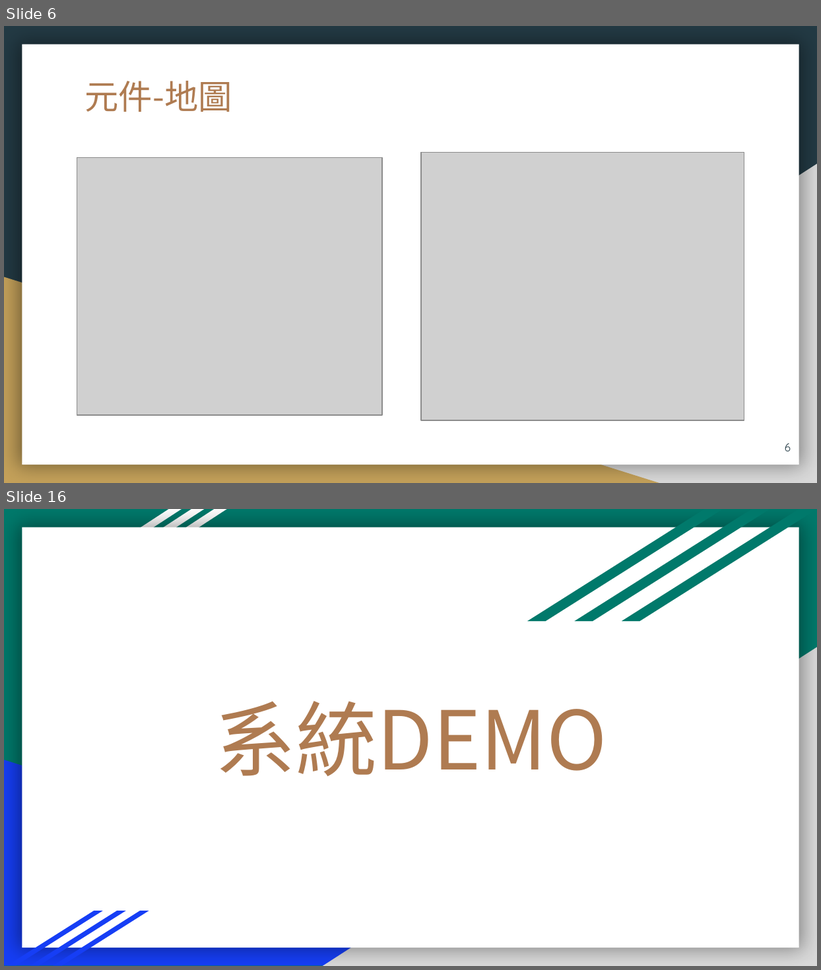
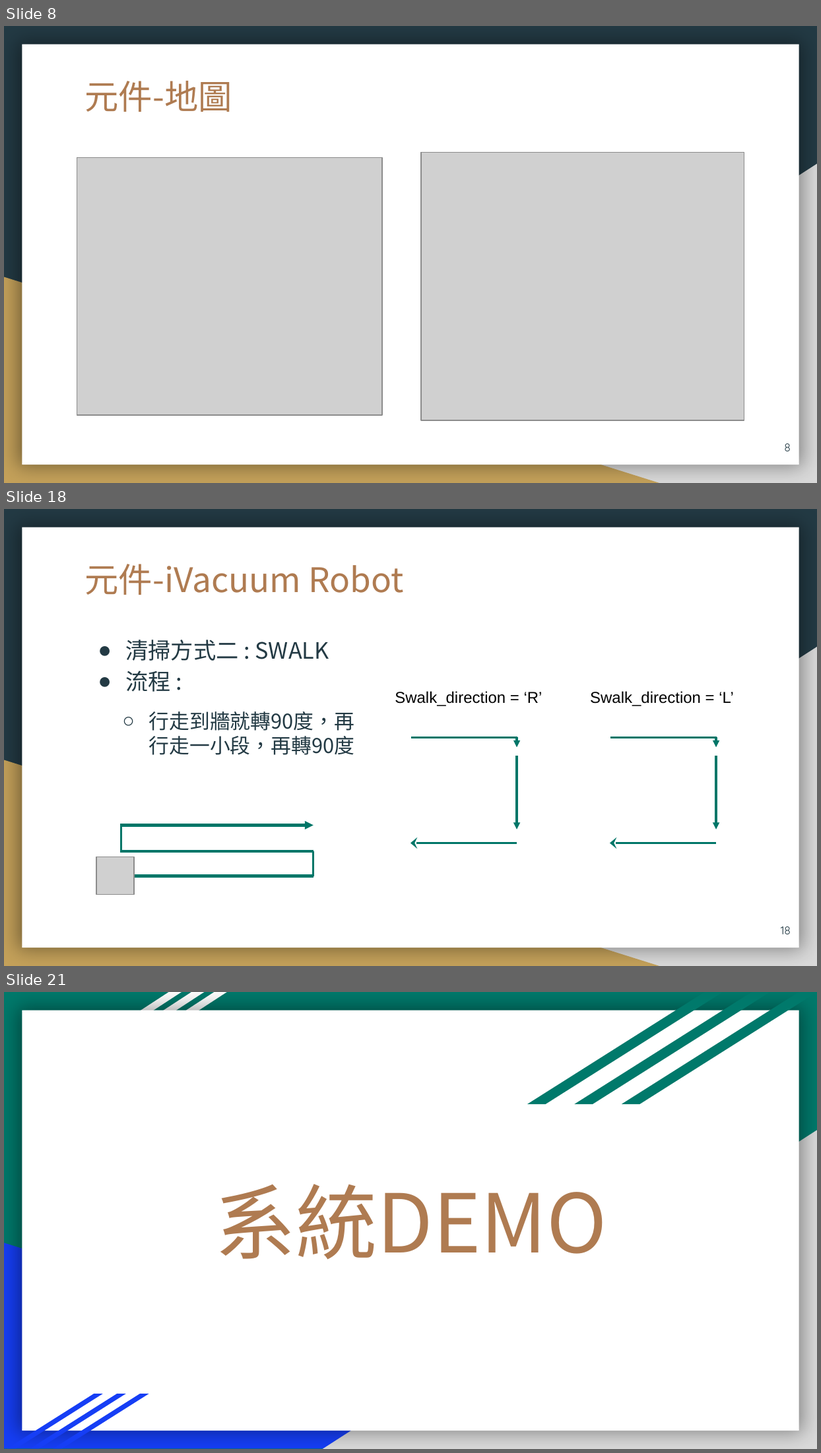
Before and after one commit to 106971001/AI, a slide deck: AI_Filnal_ppt.pptx. Shown one above the other, each under a label of ours: slides 6 and 16 before the commit, slides 8, 18 and 21 after it; the slides between them are not shown. The pictures are 821x970 and 821x1453 pixels, drawn with LibreOffice and Linux fonts; fonts in the diff are those of the drawing; grey boxes stand for pictures. Boxes give left, top, right and bottom in pixels: in the first picture for what was removed or moved away, otherwise in the second. Text is boxed around its words. In the diff, an @@ line names an element or a change of style, - is before the commit and + after.

```diff
--- a/AI_Filnal_ppt.pptx
+++ b/AI_Filnal_ppt.pptx
@@ slide 18 added at [4, 509, 817, 966], background #233A44; not listed: 3 template elements that a slide beside it also shows @@
@@ title added at [85, 564, 404, 595], 30 pt, text #AF7B51 @@
+元件-iVacuum Robot
@@ text added at [125, 640, 354, 755], 18 pt, text #233A44 @@
+● 清掃方式二 : SWALK
+● 流程 :
+  ○ 行走到牆就轉90度，再行走一小段，再轉90度
@@ text added at [395, 691, 543, 706], 14 pt, text #000000 @@
+Swalk_direction = ‘R’
@@ text added at [590, 691, 734, 706], 14 pt, text #000000 @@
+Swalk_direction = ‘L’
@@ group added at [411, 737, 517, 843]: 3 arrows, 1 line @@
@@ group added at [610, 737, 716, 843]: 3 arrows, 1 line @@
@@ group added at [96, 825, 313, 894]: 4 lines, 1 arrow, 1 picture @@
@@ page number added at [781, 927, 791, 935], 10 pt, text #233A44 @@
+18
@@ what was slide 6 is now slide 8 @@
@@ page number at [784, 444, 791, 452]: text changed @@
-6
+8
@@ what was slide 16 is now slide 21 @@
```
Also in this commit, not shown: 11 slides changed, 9 other slides added, 3 slides removed, 9 other files.
